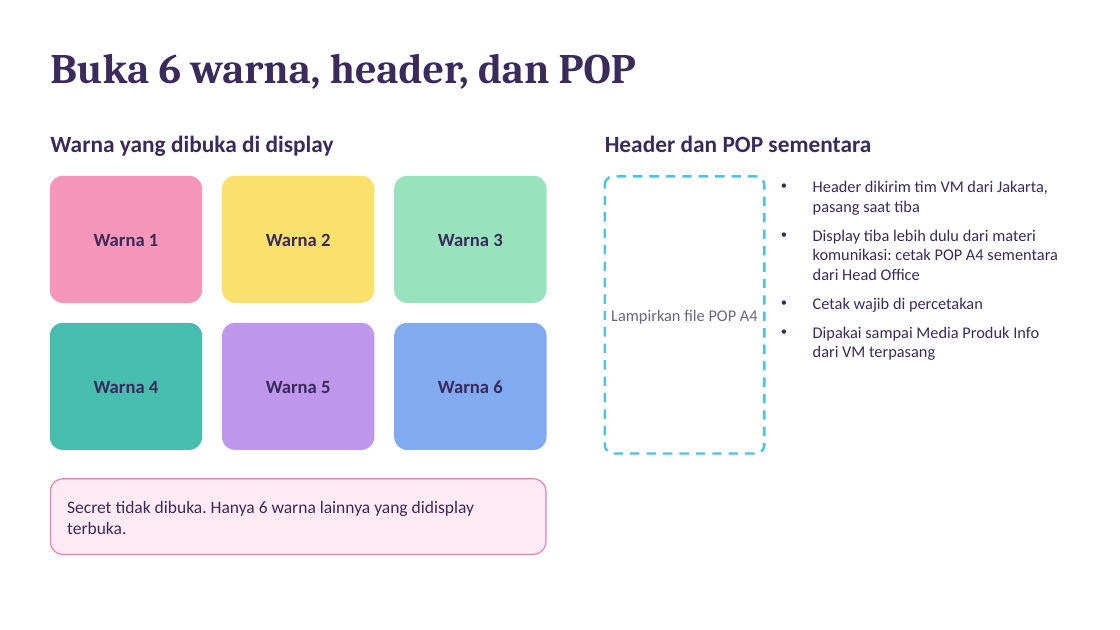
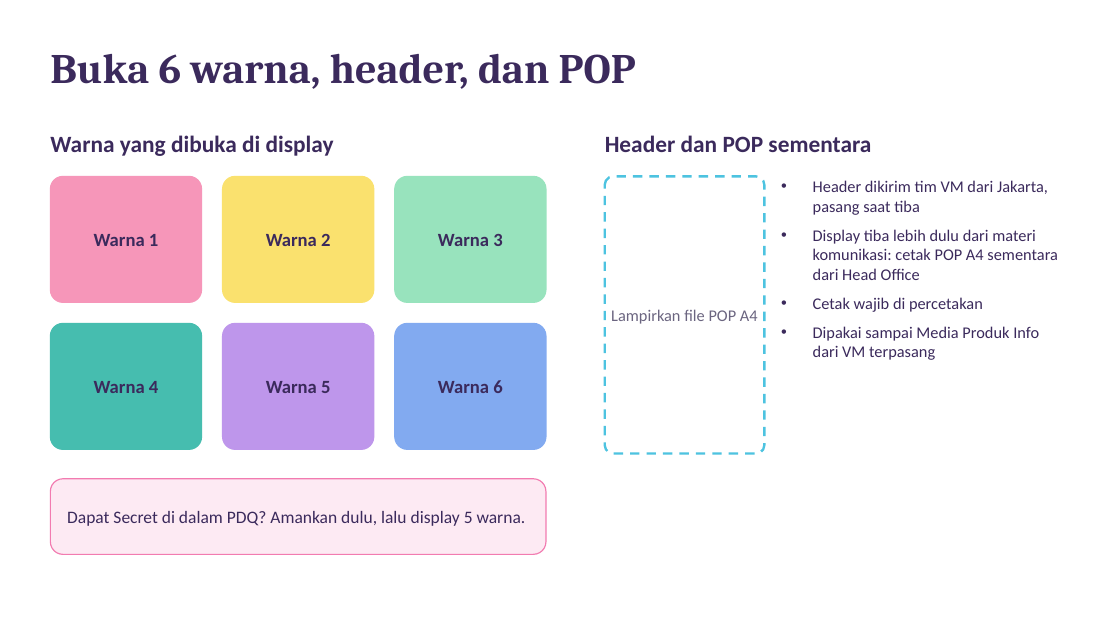
Before and after one commit to eriehermawan-hci/Testing-Erie, a slide deck: slide 9 of Instruksi_Display_Blind_Box_Thermal.pptx (slide 8 before the commit). Drawn at 1120x630 pixels with LibreOffice and Linux fonts; fonts in the diff are those of the drawing. Boxes give left, top, right and bottom in pixels: in the first picture for what was removed or moved away, otherwise in the second. Text is boxed around its words. In the diff, an @@ line names an element or a change of style, - is before the commit and + after.

```diff
--- a/Instruksi_Display_Blind_Box_Thermal.pptx
+++ b/Instruksi_Display_Blind_Box_Thermal.pptx
@@ text at <box>67,511,526,526</box>: text changed @@
-Secret tidak dibuka. Hanya 6 warna lainnya yang didisplay terbuka.
+Dapat Secret di dalam PDQ? Amankan dulu, lalu display 5 warna.
```
Also in this commit, not shown: 4 other slides changed, 1 slide added.
